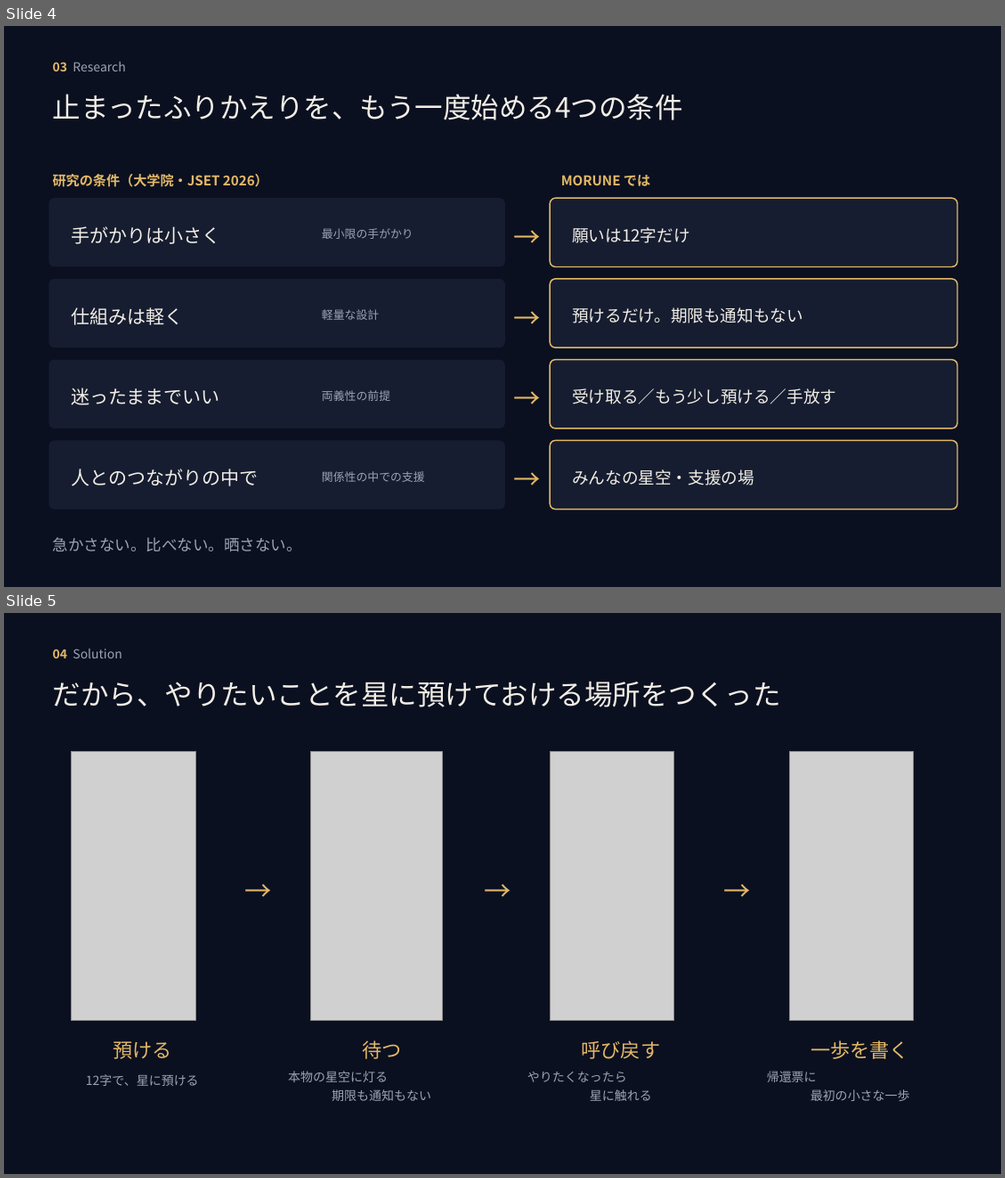
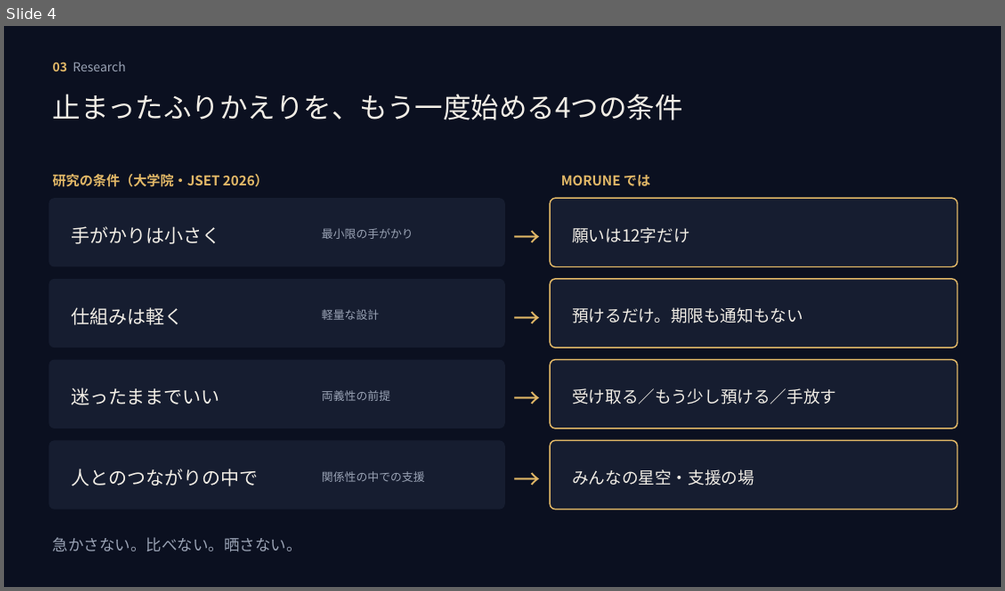
Before and after one commit to mai-san447/hello-earth-25143, a slide deck: deliverables/2026-10-11-gga-selection/MORUNE25143_GGAセレクション_2026-10-12.pptx. Shown one above the other, each under a label of ours: slides 4 and 5 before the commit, slide 4 after it. The pictures are 1005x1178 and 1005x591 pixels, drawn with LibreOffice and Linux fonts; fonts in the diff are those of the drawing; grey boxes stand for pictures. Boxes give left, top, right and bottom in pixels: in the first picture for what was removed or moved away, otherwise in the second. Text is boxed around its words. In the diff, an @@ line names an element or a change of style, - is before the commit and + after.

```diff
--- a/deliverables/2026-10-11-gga-selection/MORUNE25143_GGAセレクション_2026-10-12.pptx
+++ b/deliverables/2026-10-11-gga-selection/MORUNE25143_GGAセレクション_2026-10-12.pptx
@@ slide 5 removed at box(4, 613, 1001, 1174), background #0B1020 @@
@@ text removed at box(53, 649, 121, 658) @@
-04 Solution
@@ text removed at box(53, 681, 781, 707) @@
-だから、やりたいことを星に預けておける場所をつくった
@@ picture removed at box(72, 751, 195, 1021) @@
@@ picture removed at box(310, 751, 442, 1021) @@
@@ picture removed at box(550, 751, 674, 1021) @@
@@ picture removed at box(789, 751, 914, 1021) @@
@@ text removed at box(240, 863, 277, 908) @@
-→
@@ text removed at box(479, 863, 517, 908) @@
-→
@@ text removed at box(718, 863, 755, 908) @@
-→
@@ text removed at box(113, 1041, 171, 1059) @@
-預ける
@@ text removed at box(362, 1040, 401, 1059) @@
-待つ
@@ text removed at box(582, 1040, 660, 1059) @@
-呼び戻す
@@ text removed at box(810, 1040, 909, 1059) @@
-一歩を書く
@@ text removed at box(86, 1074, 199, 1086) @@
-12字で、星に預ける
@@ text removed at box(288, 1070, 431, 1101) @@
-本物の星空に灯る
-期限も通知もない
@@ text removed at box(527, 1071, 652, 1101) @@
-やりたくなったら
-星に触れる
@@ text removed at box(767, 1070, 910, 1101) @@
-帰還票に
-最初の小さな一歩
```
Also in this commit, not shown: 2 slides changed, 1 slide added, 2 other files.
